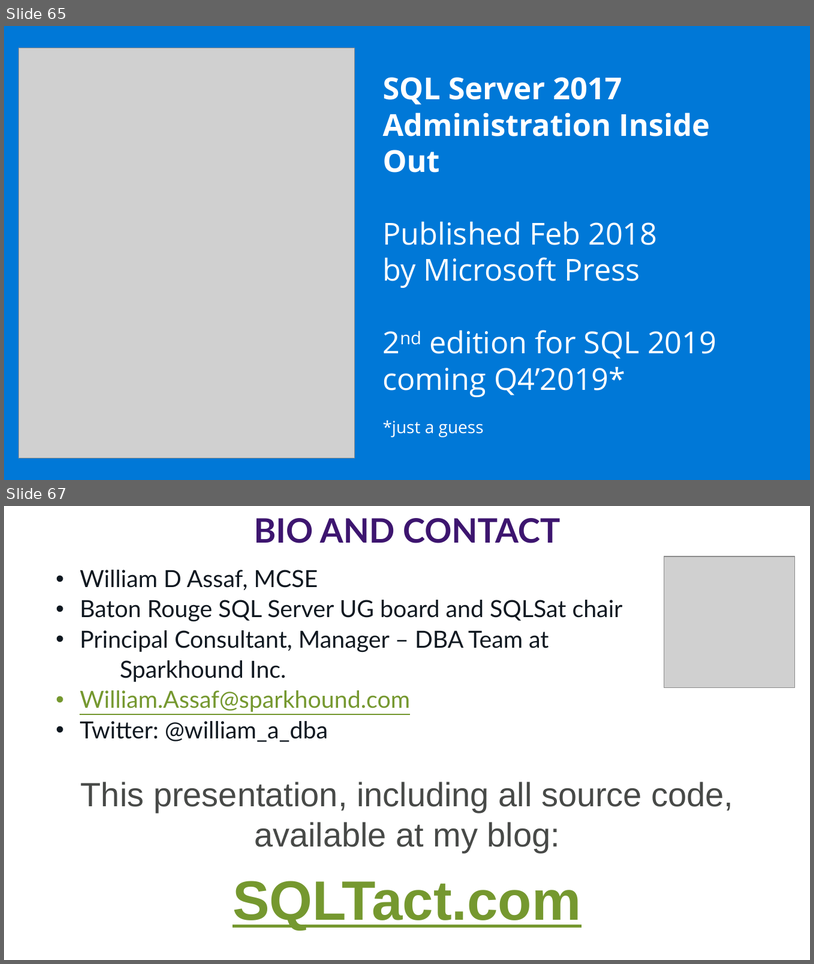
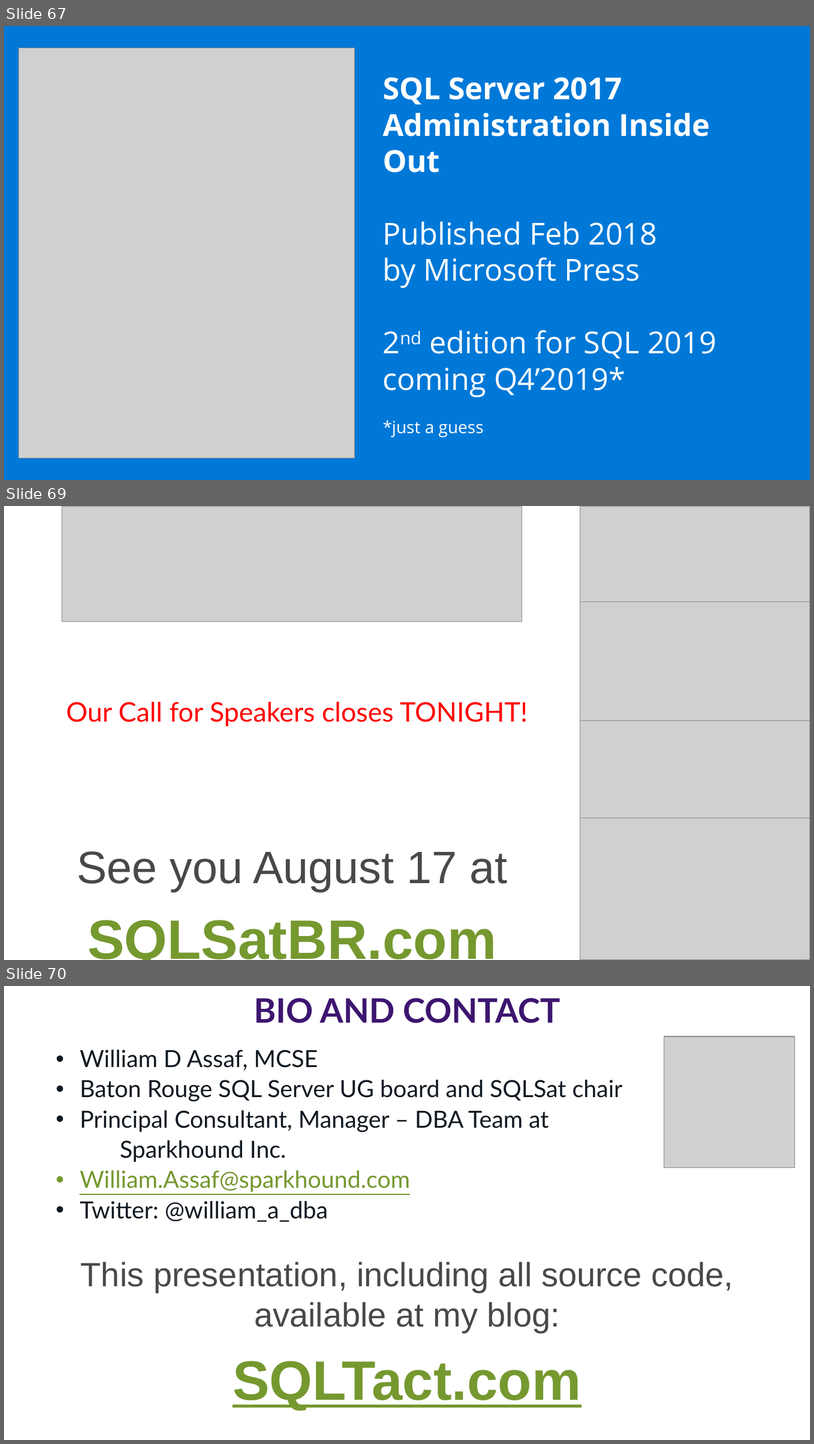
Before and after one commit to williamadba/Public-Presentations, a slide deck: SQLSat Dallas 2019/SQLSat Dallas 2019 SQL Security Principals and Permissions 101.pptx. Shown one above the other, each under a label of ours: slides 65 and 67 before the commit, slides 67, 69 and 70 after it; the slides between them are not shown. The pictures are 814x964 and 814x1444 pixels, drawn with LibreOffice and Linux fonts; fonts in the diff are those of the drawing; grey boxes stand for pictures. Boxes give left, top, right and bottom in pixels: in the first picture for what was removed or moved away, otherwise in the second. Text is boxed around its words. In the diff, an @@ line names an element or a change of style, - is before the commit and + after.

```diff
--- a/SQLSat Dallas 2019/SQLSat Dallas 2019 SQL Security Principals and Permissions 101.pptx
+++ b/SQLSat Dallas 2019/SQLSat Dallas 2019 SQL Security Principals and Permissions 101.pptx
@@ slide 69 added at [4,506,810,960], background #FFFFFF @@
@@ picture added at [62,507,522,622] @@
@@ picture added at [581,506,810,602] @@
@@ picture added at [581,601,810,721] @@
@@ text added at [66,702,528,726], 32 pt, text #FF0000 @@
+Our Call for Speakers closes TONIGHT!
@@ picture added at [581,718,810,831] @@
@@ picture added at [581,817,810,959] @@
@@ text added at [77,851,507,960], 54 pt, text #474947 @@
+See you August 17 at
+SQLSatBR.com
@@ what was slide 65 is now slide 67 @@
@@ what was slide 67 is now slide 70 @@
```
Also in this commit, not shown: 12 slides changed, 2 other slides added, 1 other file.
